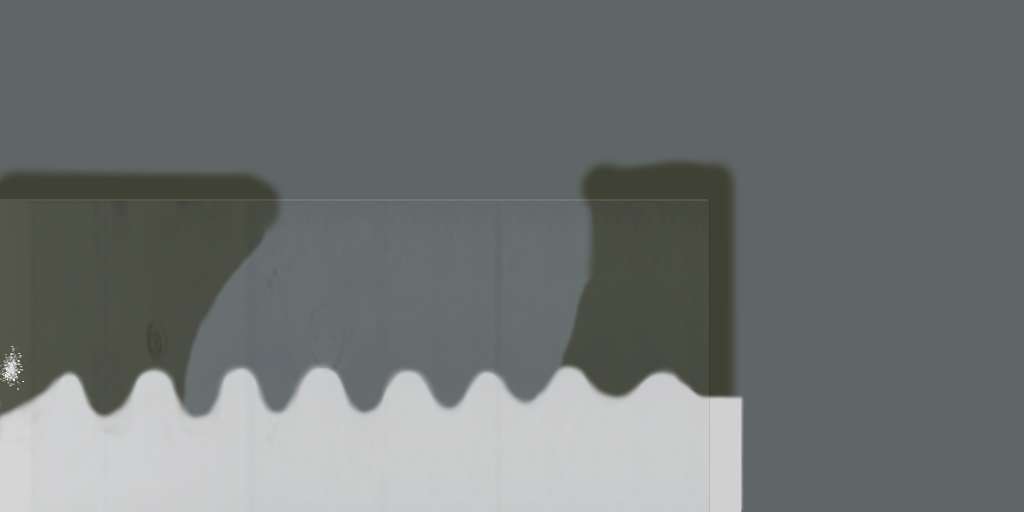
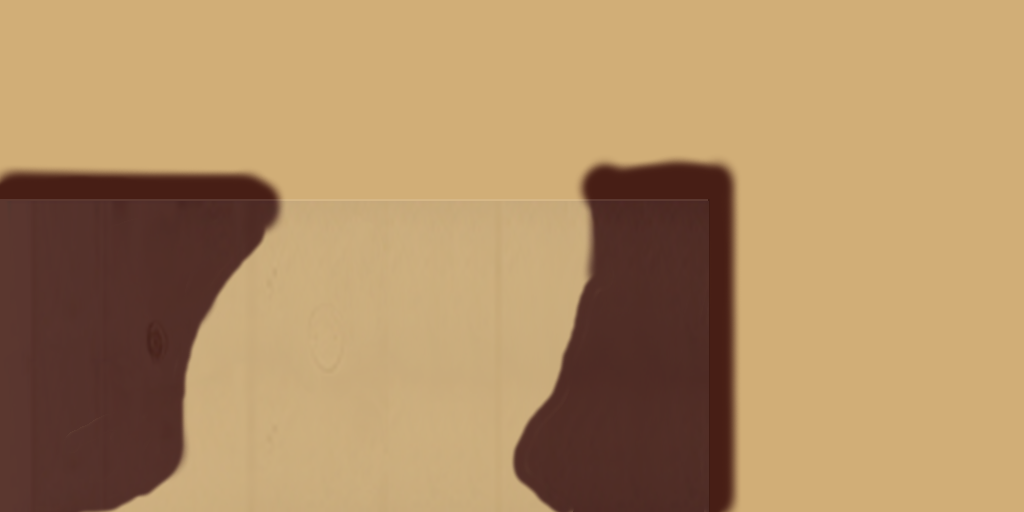
Layered file, before and after one edit (1024 x 512). Changes by layer:
hid group "tank1700_N" (4 layers) over (0, 0, 1024, 512)
added group "tank1700_ouadi_doum" with 2 layers above "tank1700_black" over (0, 0, 1024, 512)
added layer "marron" in group "tank1700_ouadi_doum" over (0, 153, 742, 512)
added layer "sable #1" in group "tank1700_ouadi_doum" over (0, 0, 1024, 512)
